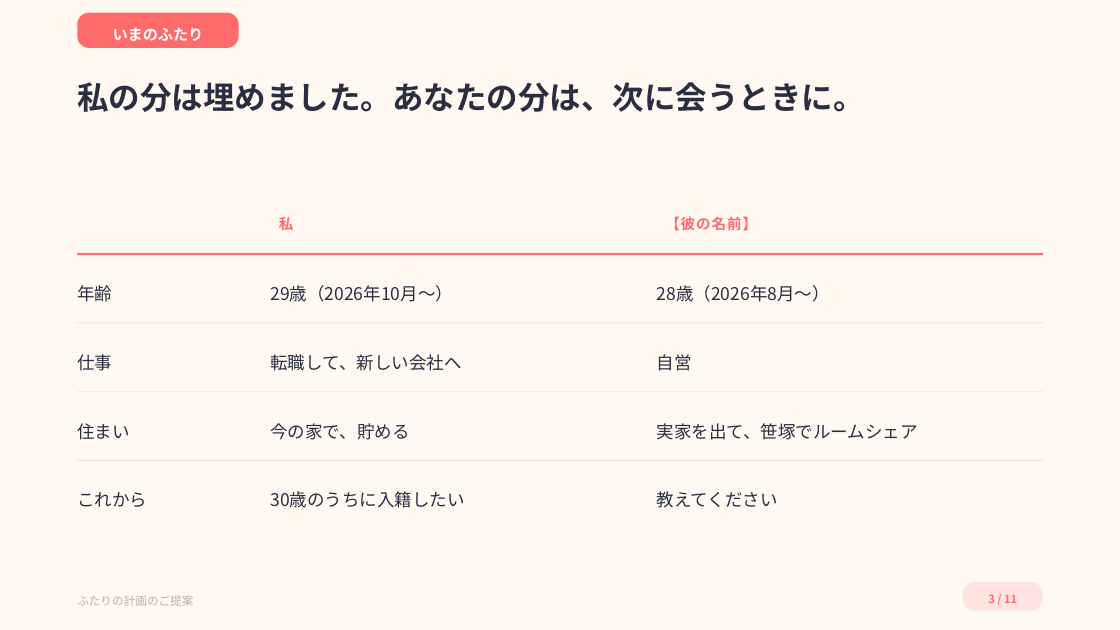
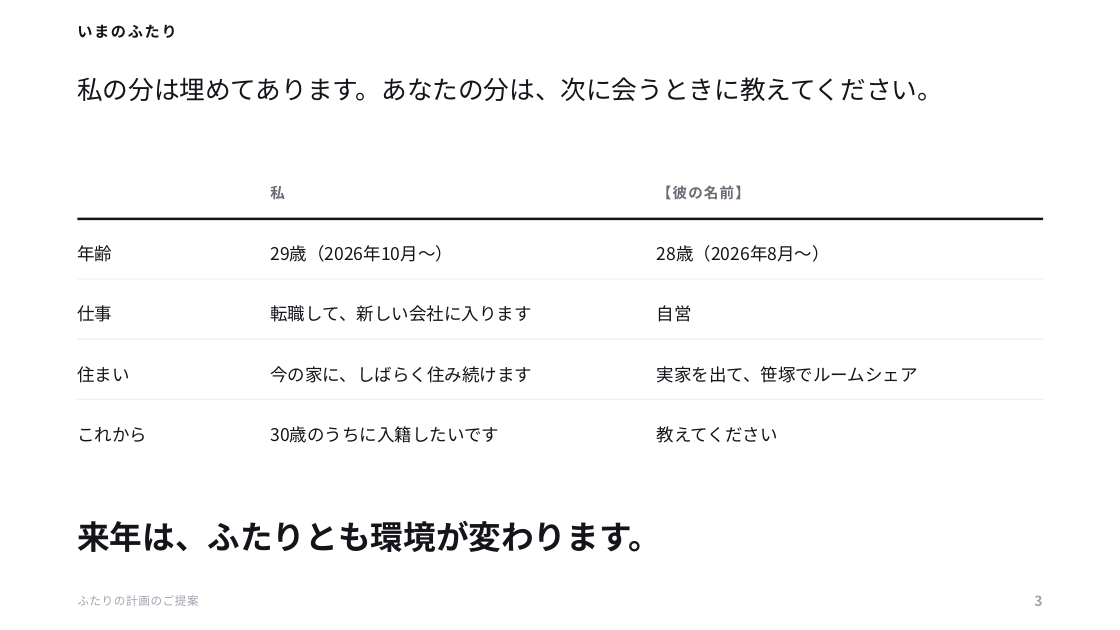
Before and after one commit to ayaka1933-glitch/portfolio, a slide deck: slide 3 of proposal/ふたりの計画のご提案.pptx. Drawn at 1120x630 pixels with LibreOffice and Linux fonts; fonts in the diff are those of the drawing. Boxes give left, top, right and bottom in pixels: in the first picture for what was removed or moved away, otherwise in the second. Text is boxed around its words. In the diff, an @@ line names an element or a change of style, - is before the commit and + after.

```diff
--- a/proposal/ふたりの計画のご提案.pptx
+++ b/proposal/ふたりの計画のご提案.pptx
@@ background #FFF9F2 to #FFFFFF @@
@@ text "いまのふたり": place and size @@
-text "いまのふたり" at [77, 13, 239, 48]
+text "いまのふたり" at [77, 24, 177, 38]
@@ text "いまのふたり" at [77, 24, 177, 38]: text colour #FFFFFF to #14141A, letter spacing 0 to 1.5 pt; alignment centre to left; vertical alignment middle to top; fill #FF6B6B to none @@
@@ text at [77, 77, 943, 101]: text changed; size 27 to 22 pt; text colour #2B2D42 to #14141A; bold off @@
-私の分は埋めました。あなたの分は、次に会うときに。
+私の分は埋めてあります。あなたの分は、次に会うときに教えてください。
@@ text "私" at [270, 186, 285, 199]: text colour #FF6B6B to #6B6B76, letter spacing 0.8 to 1 pt @@
@@ text "私": place and size @@
-text "私" at [279, 217, 294, 230]
+text "私" at [270, 186, 285, 199]
@@ text "【彼の名前】": place and size @@
-text "【彼の名前】" at [665, 216, 757, 231]
+text "【彼の名前】" at [657, 185, 750, 200]
@@ text "【彼の名前】" at [657, 185, 750, 200]: text colour #FF6B6B to #6B6B76, letter spacing 0.8 to 1 pt @@
@@ text "年齢": place and size @@
-text "年齢" at [77, 285, 112, 302]
+text "年齢" at [77, 245, 112, 262]
@@ rectangle: place and size @@
-rectangle at [77, 253, 1044, 255]
+rectangle at [77, 218, 1044, 220]
@@ rectangle at [77, 218, 1044, 220]: fill #FF6B6B to #14141A @@
@@ text "29歳（2026年10月〜）": place and size @@
-text "29歳（2026年10月〜）" at [270, 285, 453, 302]
+text "29歳（2026年10月〜）" at [270, 245, 453, 262]
@@ text "28歳（2026年8月〜）": place and size @@
-text "28歳（2026年8月〜）" at [657, 285, 830, 302]
+text "28歳（2026年8月〜）" at [657, 245, 830, 262]
@@ text "仕事": place and size @@
-text "仕事" at [77, 354, 112, 371]
+text "仕事" at [77, 305, 112, 322]
@@ rectangle: place and size @@
-rectangle at [77, 323, 1044, 323]
+rectangle at [77, 279, 1044, 280]
@@ text "自営": place and size @@
-text "自営" at [657, 354, 692, 371]
+text "自営" at [657, 305, 692, 322]
@@ text at [270, 305, 531, 322]: text changed; text colour #2B2D42 to #14141A @@
-転職して、新しい会社へ
+転職して、新しい会社に入ります
@@ text "住まい": place and size @@
-text "住まい" at [77, 423, 129, 440]
+text "住まい" at [77, 366, 129, 383]
@@ rectangle: place and size @@
-rectangle at [77, 392, 1044, 392]
+rectangle at [77, 339, 1044, 339]
@@ text "実家を出て、笹塚でルームシェア": place and size @@
-text "実家を出て、笹塚でルームシェア" at [657, 423, 918, 440]
+text "実家を出て、笹塚でルームシェア" at [657, 366, 918, 383]
@@ text at [270, 366, 532, 383]: text changed; text colour #2B2D42 to #14141A @@
-今の家で、貯める
+今の家に、しばらく住み続けます
@@ text colour #2B2D42 to #14141A in 9 elements at [270, 245, 453, 262], [657, 245, 830, 262], [77, 245, 112, 262], [657, 305, 692, 322], [77, 305, 112, 322], [657, 366, 918, 383], [77, 366, 129, 383], [657, 426, 778, 443], [77, 427, 147, 442] @@
@@ text "これから": place and size @@
-text "これから" at [77, 492, 147, 507]
+text "これから" at [77, 427, 147, 442]
@@ fill #EBE4DA to #E7E7EE in 3 elements at [77, 279, 1044, 280], [77, 339, 1044, 339], [77, 399, 1044, 400] @@
@@ rectangle: place and size @@
-rectangle at [77, 460, 1044, 461]
+rectangle at [77, 399, 1044, 400]
@@ text "教えてください": place and size @@
-text "教えてください" at [657, 491, 778, 508]
+text "教えてください" at [657, 426, 778, 443]
@@ text at [270, 426, 499, 443]: text changed; text colour #2B2D42 to #14141A @@
-30歳のうちに入籍したい
+30歳のうちに入籍したいです
@@ text added at [77, 521, 661, 552], 28 pt, text #14141A, bold @@
+来年は、ふたりとも環境が変わります。
@@ text "ふたりの計画のご提案" at [77, 595, 199, 606]: text colour #B8B2A8 to #A3A3AE, letter spacing 0 to 0.5 pt @@
@@ text "3": place and size @@
-text "3" at [963, 582, 1043, 611]
+text "3" at [1034, 595, 1042, 606]
@@ text "3" at [1034, 595, 1042, 606]: vertical alignment middle to top; fill #FFE3E0 to none @@
@@ text at [1034, 595, 1042, 606]: text changed; size 9.5 to 12 pt; text colour #FF6B6B to #A3A3AE @@
-3 / 11
+3
```
Also in this commit, not shown: 10 other slides changed, 4 other files.
